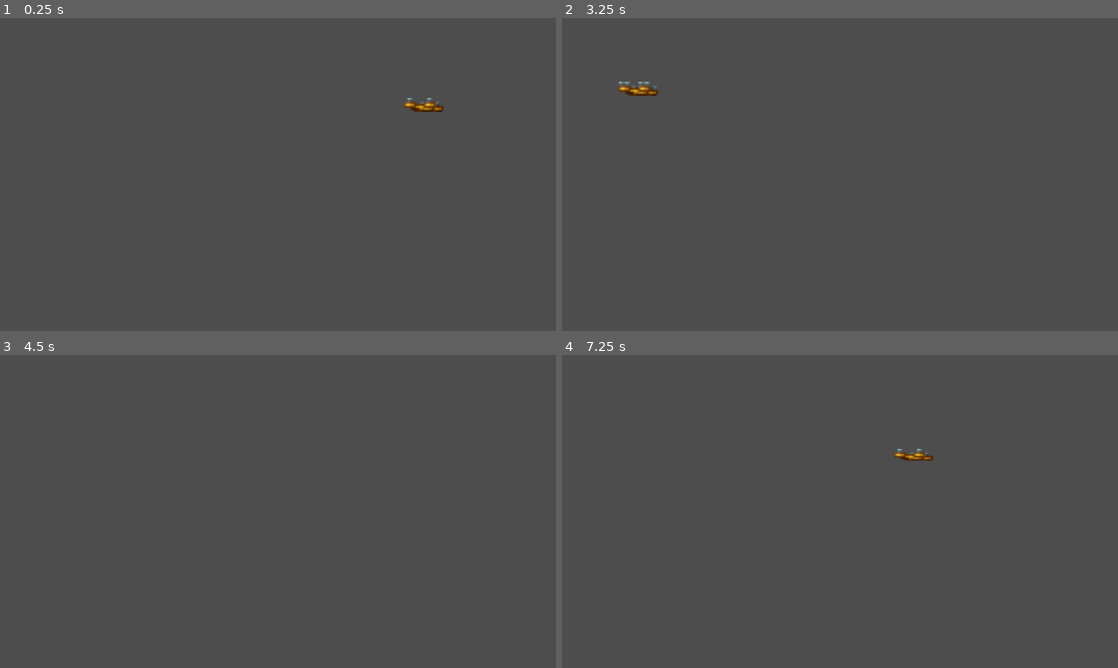
Above: before the commit, frames 1-4 (two rows, left to right).
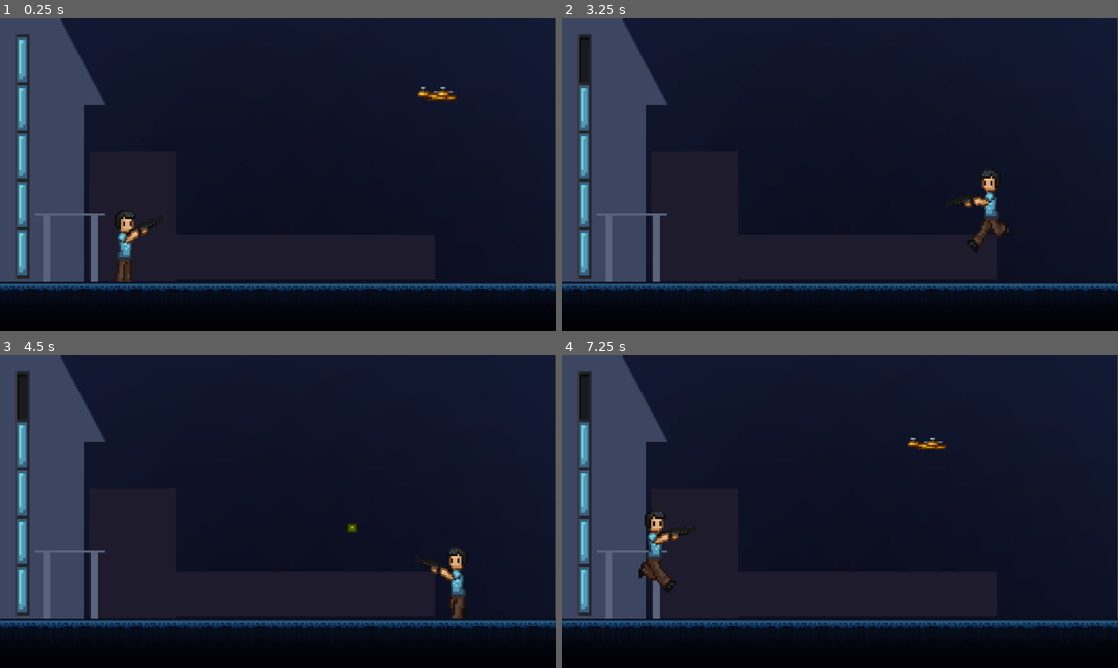
Above: after the commit, the same moments.

Repository: revanj/amazon-defense
Game: Godot game, scene res://GameScene.tscn
The game is run twice, just before and just after one commit, with the same random seed, the same clock (stepped at 60 frames per second) and the same inputs. The engine's default icon, where the game draws it, is replaced by a stand-in: a white triangle on a blue panel in a dark square.
Inputs (mouse positions are in pixels of both pictures, inside the frame that each line leads up to):
- Up to frame 1 (0.25 s): no input
- Up to frame 2 (3.25 s): move the mouse to (962, 158) at 0.52 s; hold D (right) 0.53-2.03 s; click (962, 158) at 0.6 s; tap Space (jump) at 0.77, 1.52, 3.02 s; move the mouse to (728, 190) at 1.27 s; click (728, 190) at 1.35 s; move the mouse to (895, 105) at 2.02 s; hold A (left) 2.03-2.78 s; click (895, 105) at 2.1 s; move the mouse to (812, 237) at 2.77 s; hold D (right) from 2.78 s (still down); click (812, 237) at 2.85 s
- Up to frame 3 (4.5 s): move the mouse to (444, 558) at 3.52 s; click (444, 558) at 3.6 s; tap Space (jump) at 3.77 s; move the mouse to (111, 464) at 4.27 s; release D (right) at 4.28 s; hold A (left) from 4.28 s (still down); click (111, 464) at 4.35 s
- Up to frame 4 (7.25 s): tap Space (jump) at 4.52, 6.02, 6.77 s; move the mouse to (867, 511) at 5.02 s; release A (left) at 5.03 s; hold D (right) 5.03-5.78 s; click (867, 511) at 5.1 s; move the mouse to (756, 433) at 5.77 s; hold A (left) from 5.78 s (still down); click (756, 433) at 5.85 s; move the mouse to (962, 495) at 6.52 s; click (962, 495) at 6.6 s

The runs differ from the first frame. In frame 1, 89% of the frame differs, in the area x 0-100%, y 0-100%; in frame 2, 90%; in frame 3, 89%; in frame 4, 89%.

Commit message:
add house healthbar, add correct player animation

Diff:
--- a/Art/player_sprite_frames.tres
+++ b/Art/player_sprite_frames.tres
@@ -1,3 +1,43 @@
-[gd_resource type="SpriteFrames" format=3 uid="uid://ku8so74veyou"]
+[gd_resource type="SpriteFrames" load_steps=8 format=3 uid="uid://dn0sprsw0c560"]
+
+[ext_resource type="Texture2D" uid="uid://c2w88cshohe3n" path="res://Art/player/player_idle/player_main.png" id="1_ed36o"]
+[ext_resource type="Texture2D" uid="uid://d1sgrxc466qd6" path="res://Art/player/player_run/player_run_1.png" id="2_k5ljs"]
+[ext_resource type="Texture2D" uid="uid://m7i7qdrxn1p3" path="res://Art/player/player_run/player_run_2.png" id="3_k0xol"]
+[ext_resource type="Texture2D" uid="uid://d0k4lsmu374yv" path="res://Art/player/player_run/player_run_3.png" id="4_f13p8"]
+[ext_resource type="Texture2D" uid="uid://d2kui5djkoi04" path="res://Art/player/player_run/player_run_4.png" id="5_yelfg"]
+[ext_resource type="Texture2D" uid="uid://d0cewm8id2jv5" path="res://Art/player/player_run/player_run_5.png" id="6_d3cmt"]
+[ext_resource type="Texture2D" uid="uid://djdmrarp6xf5o" path="res://Art/player/player_run/player_run_6.png" id="7_vcoiv"]
 
 [resource]
+animations = [{
+"frames": [{
+"duration": 1.0,
+"texture": ExtResource("1_ed36o")
+}],
+"loop": true,
+"name": &"default",
+"speed": 10.0
+}, {
+"frames": [{
+"duration": 1.0,
+"texture": ExtResource("2_k5ljs")
+}, {
+"duration": 1.0,
+"texture": ExtResource("3_k0xol")
+}, {
+"duration": 1.0,
+"texture": ExtResource("4_f13p8")
+}, {
+"duration": 1.0,
+"texture": ExtResource("5_yelfg")
+}, {
+"duration": 1.0,
+"texture": ExtResource("6_d3cmt")
+}, {
+"duration": 1.0,
+"texture": ExtResource("7_vcoiv")
+}],
+"loop": true,
+"name": &"run",
+"speed": 10.0
+}]
--- a/GameScene.tscn
+++ b/GameScene.tscn
@@ -1,10 +1,14 @@
-[gd_scene load_steps=14 format=3 uid="uid://c6pwlogocbggn"]
+[gd_scene load_steps=18 format=3 uid="uid://c6pwlogocbggn"]
 
-[ext_resource type="PackedScene" uid="uid://bvedldn7ohk1c" path="res://Prefabs/Player.tscn" id="1_wrjia"]
+[ext_resource type="PackedScene" uid="uid://d2v11jcu7sbdl" path="res://Prefabs/Player.tscn" id="1_wrjia"]
 [ext_resource type="Script" path="res://DroneSpawner.gd" id="2_aa5qr"]
 [ext_resource type="PackedScene" uid="uid://ci2fxq0ntbt3f" path="res://Prefabs/Drone.tscn" id="2_u1ppu"]
+[ext_resource type="Texture2D" uid="uid://b6bi6dfx57gj3" path="res://Art/background/background.png" id="3_fygss"]
 [ext_resource type="Script" path="res://Scripts/Bookkeeper.gd" id="3_hrm4a"]
 [ext_resource type="Script" path="res://WorldBoundDestroy.gd" id="5_2u2jn"]
+[ext_resource type="Texture2D" uid="uid://dualwovlk05wq" path="res://Art/background/house.png" id="5_aa7wd"]
+[ext_resource type="Texture2D" uid="uid://dj0nxphlwq5bs" path="res://Art/background/ground.png" id="7_oo481"]
+[ext_resource type="PackedScene" uid="uid://dtiqxsodrnmd8" path="res://Prefabs/UI.tscn" id="9_pvex6"]
 
 [sub_resource type="SegmentShape2D" id="SegmentShape2D_i6dii"]
 a = Vector2(-500, 0)
@@ -35,8 +39,9 @@
 [node name="World" type="Node2D"]
 scale = Vector2(1.01908, 1.22563)
 
-[node name="Bookkeeper" type="Node" parent="."]
+[node name="Bookkeeper" type="Node" parent="." node_paths=PackedStringArray("UI")]
 script = ExtResource("3_hrm4a")
+UI = NodePath("../CanvasLayer")
 
 [node name="DroneSpawner" type="Node" parent="." node_paths=PackedStringArray("timer", "spawn_point")]
 script = ExtResource("2_aa5qr")
@@ -47,8 +52,11 @@
 wait_time = 5.0
 autostart = true
 
-[node name="CharacterBody2D" parent="." instance=ExtResource("1_wrjia")]
-position = Vector2(222.75, 329.626)
+[node name="Background" type="Sprite2D" parent="."]
+texture_filter = 1
+position = Vector2(471.013, 220.295)
+scale = Vector2(3.13354, 2.60704)
+texture = ExtResource("3_fygss")
 
 [node name="StaticBody2D" type="StaticBody2D" parent="."]
 position = Vector2(440.594, 386.739)
@@ -66,13 +74,25 @@
 position = Vector2(72.6145, 177.868)
 
 [node name="CollisionShape2D" type="CollisionShape2D" parent="House"]
+position = Vector2(-8.83149, 23.661)
 shape = SubResource("SegmentShape2D_nrujo")
 
 [node name="Area2D" type="Area2D" parent="House"]
+position = Vector2(66.7269, 13.0542)
 
 [node name="CollisionShape2D" type="CollisionShape2D" parent="House/Area2D"]
 position = Vector2(-65.2549, 11.4227)
 shape = SubResource("RectangleShape2D_1md5w")
+
+[node name="House2" type="Sprite2D" parent="House"]
+texture_filter = 1
+position = Vector2(15.7004, 42.5669)
+scale = Vector2(2.97471, 3.12276)
+texture = ExtResource("5_aa7wd")
+
+[node name="CharacterBody2D" parent="." instance=ExtResource("1_wrjia")]
+position = Vector2(210.975, 318.204)
+scale = Vector2(2.05504, 1.94748)
 
 [node name="Drone" parent="." instance=ExtResource("2_u1ppu")]
 position = Vector2(789.928, 92.1975)
@@ -84,7 +104,7 @@
 script = ExtResource("5_2u2jn")
 
 [node name="Bottom" type="CollisionShape2D" parent="Bounds"]
-position = Vector2(454.331, 452.828)
+position = Vector2(451.388, 485.465)
 shape = SubResource("WorldBoundaryShape2D_loxke")
 
 [node name="Right" type="CollisionShape2D" parent="Bounds"]
@@ -96,8 +116,16 @@
 shape = SubResource("WorldBoundaryShape2D_ljhwr")
 
 [node name="Top" type="CollisionShape2D" parent="Bounds"]
-position = Vector2(479.845, -99.5406)
+position = Vector2(445.5, -101.988)
 shape = SubResource("WorldBoundaryShape2D_wigrg")
+
+[node name="Ground" type="Sprite2D" parent="."]
+texture_filter = 1
+position = Vector2(471.013, 406.493)
+scale = Vector2(3.14009, 2.49374)
+texture = ExtResource("7_oo481")
+
+[node name="CanvasLayer" parent="." instance=ExtResource("9_pvex6")]
 
 [connection signal="area_entered" from="House/Area2D" to="Bookkeeper" method="on_enemy_entered"]
 [connection signal="area_entered" from="Bounds" to="Bounds" method="on_area_entered"]
--- a/Prefabs/Bullet.tscn
+++ b/Prefabs/Bullet.tscn
@@ -1,6 +1,7 @@
-[gd_scene load_steps=3 format=3 uid="uid://fqmo8qi7a40s"]
+[gd_scene load_steps=4 format=3 uid="uid://fqmo8qi7a40s"]
 
 [ext_resource type="Script" path="res://Scripts/Bullet.gd" id="1_nfg5t"]
+[ext_resource type="Texture2D" uid="uid://bikcwwhvfuq3l" path="res://icon.svg" id="2_nhv22"]
 
 [sub_resource type="CircleShape2D" id="CircleShape2D_0fb7w"]
 
@@ -10,4 +11,13 @@
 [node name="CollisionShape2D" type="CollisionShape2D" parent="."]
 shape = SubResource("CircleShape2D_0fb7w")
 
+[node name="Sprite2D" type="Sprite2D" parent="."]
+
+[node name="Icon" type="Sprite2D" parent="."]
+modulate = Color(0.862745, 0.717647, 0, 1)
+self_modulate = Color(1, 1, 0, 1)
+position = Vector2(-4.76837e-07, 1.19209e-07)
+scale = Vector2(0.136719, 0.128906)
+texture = ExtResource("2_nhv22")
+
 [connection signal="area_entered" from="." to="." method="on_area_entered"]
--- a/Prefabs/Drone.tscn
+++ b/Prefabs/Drone.tscn
@@ -14,6 +14,7 @@
 debug_color = Color(0.992157, 0, 0.262745, 0.419608)
 
 [node name="AnimatedSprite2D" type="AnimatedSprite2D" parent="."]
+texture_filter = 1
 scale = Vector2(2.79167, 2.85714)
 sprite_frames = ExtResource("2_5pjao")
 autoplay = "default"
--- a/Prefabs/Player.tscn
+++ b/Prefabs/Player.tscn
@@ -1,11 +1,13 @@
-[gd_scene load_steps=4 format=3 uid="uid://bvedldn7ohk1c"]
+[gd_scene load_steps=6 format=3 uid="uid://d2v11jcu7sbdl"]
 
 [ext_resource type="Script" path="res://Scripts/Player.gd" id="1_ny4so"]
-[ext_resource type="SpriteFrames" uid="uid://ku8so74veyou" path="res://Art/player_sprite_frames.tres" id="2_girq4"]
+[ext_resource type="SpriteFrames" uid="uid://dn0sprsw0c560" path="res://Art/player_sprite_frames.tres" id="2_girq4"]
+[ext_resource type="Texture2D" uid="uid://dlfeoy5al4kls" path="res://Art/player/player_idle/player_arms.png" id="3_q7egf"]
+[ext_resource type="Texture2D" uid="uid://bjysbp3qw5wcv" path="res://Art/player/weapon_rifle.png" id="4_py2ea"]
 
 [sub_resource type="CapsuleShape2D" id="CapsuleShape2D_io2uy"]
-radius = 21.0
-height = 72.0
+radius = 13.0
+height = 60.0
 
 [node name="CharacterBody2D" type="CharacterBody2D" node_paths=PackedStringArray("gun_anchor")]
 floor_stop_on_slope = false
@@ -18,12 +20,24 @@
 debug_color = Color(0, 0.643137, 0.278431, 0.419608)
 
 [node name="AnimatedSprite2D" type="AnimatedSprite2D" parent="."]
+texture_filter = 1
+position = Vector2(1.5, 2.02656e-06)
+scale = Vector2(1.72, 1.71429)
 sprite_frames = ExtResource("2_girq4")
+animation = &"run"
+autoplay = "run"
+frame_progress = 0.950478
 
 [node name="GunAnchor" type="Node2D" parent="."]
+position = Vector2(-2, -10)
 
-[node name="Camera2D" type="Camera2D" parent="."]
-limit_left = 54
-limit_top = -19
-limit_right = 983
-limit_bottom = 498
+[node name="PlayerArms" type="Sprite2D" parent="GunAnchor"]
+texture_filter = 1
+scale = Vector2(1.4835, 1.48368)
+texture = ExtResource("3_q7egf")
+offset = Vector2(6, 1)
+
+[node name="WeaponRifle" type="Sprite2D" parent="GunAnchor/PlayerArms"]
+show_behind_parent = true
+texture = ExtResource("4_py2ea")
+offset = Vector2(13, 0)
--- /dev/null
+++ b/Prefabs/UI.tscn
@@ -0,0 +1,101 @@
+[gd_scene load_steps=4 format=3 uid="uid://dtiqxsodrnmd8"]
+
+[ext_resource type="Script" path="res://UI.gd" id="1_wrtkq"]
+[ext_resource type="Texture2D" uid="uid://c8e1fokff7wnv" path="res://Art/health_bar/househealth_empty.png" id="2_00iwk"]
+[ext_resource type="Texture2D" uid="uid://7b3i0xund2y4" path="res://Art/health_bar/househealth_full.png" id="3_fy5e2"]
+
+[node name="CanvasLayer" type="CanvasLayer" node_paths=PackedStringArray("crystal0", "crystal1", "crystal2", "crystal3", "crystal4")]
+script = ExtResource("1_wrtkq")
+crystal0 = NodePath("HealthbarFull/TextureRect5")
+crystal1 = NodePath("HealthbarFull/TextureRect4")
+crystal2 = NodePath("HealthbarFull/TextureRect3")
+crystal3 = NodePath("HealthbarFull/TextureRect2")
+crystal4 = NodePath("HealthbarFull/TextureRect")
+
+[node name="HealthbarDepleted" type="VBoxContainer" parent="."]
+offset_left = 26.0
+offset_top = 28.0
+offset_right = 51.0
+offset_bottom = 491.0
+scale = Vector2(1, 0.910562)
+theme_override_constants/separation = -6
+alignment = 1
+
+[node name="TextureRect" type="TextureRect" parent="HealthbarDepleted"]
+texture_filter = 1
+layout_mode = 2
+size_flags_vertical = 3
+texture = ExtResource("2_00iwk")
+expand_mode = 1
+
+[node name="TextureRect2" type="TextureRect" parent="HealthbarDepleted"]
+texture_filter = 1
+layout_mode = 2
+size_flags_vertical = 3
+texture = ExtResource("2_00iwk")
+expand_mode = 1
+
+[node name="TextureRect3" type="TextureRect" parent="HealthbarDepleted"]
+texture_filter = 1
+layout_mode = 2
+size_flags_vertical = 3
+texture = ExtResource("2_00iwk")
+expand_mode = 1
+
+[node name="TextureRect4" type="TextureRect" parent="HealthbarDepleted"]
+texture_filter = 1
+layout_mode = 2
+size_flags_vertical = 3
+texture = ExtResource("2_00iwk")
+expand_mode = 1
+
+[node name="TextureRect5" type="TextureRect" parent="HealthbarDepleted"]
+texture_filter = 1
+layout_mode = 2
+size_flags_vertical = 3
+texture = ExtResource("2_00iwk")
+expand_mode = 1
+
+[node name="HealthbarFull" type="VBoxContainer" parent="."]
+offset_left = 26.0
+offset_top = 28.0
+offset_right = 51.0
+offset_bottom = 491.0
+scale = Vector2(1, 0.910562)
+theme_override_constants/separation = -6
+alignment = 1
+
+[node name="TextureRect" type="TextureRect" parent="HealthbarFull"]
+texture_filter = 1
+layout_mode = 2
+size_flags_vertical = 3
+texture = ExtResource("3_fy5e2")
+expand_mode = 1
+
+[node name="TextureRect2" type="TextureRect" parent="HealthbarFull"]
+texture_filter = 1
+layout_mode = 2
+size_flags_vertical = 3
+texture = ExtResource("3_fy5e2")
+expand_mode = 1
+
+[node name="TextureRect3" type="TextureRect" parent="HealthbarFull"]
+texture_filter = 1
+layout_mode = 2
+size_flags_vertical = 3
+texture = ExtResource("3_fy5e2")
+expand_mode = 1
+
+[node name="TextureRect4" type="TextureRect" parent="HealthbarFull"]
+texture_filter = 1
+layout_mode = 2
+size_flags_vertical = 3
+texture = ExtResource("3_fy5e2")
+expand_mode = 1
+
+[node name="TextureRect5" type="TextureRect" parent="HealthbarFull"]
+texture_filter = 1
+layout_mode = 2
+size_flags_vertical = 3
+texture = ExtResource("3_fy5e2")
+expand_mode = 1
--- a/Scripts/Bookkeeper.gd
+++ b/Scripts/Bookkeeper.gd
@@ -1,11 +1,10 @@
 extends Node
 
 
-var house_health = 10
-
-@export var house : Node2D
+@export var house: Node2D
+@export var UI : CanvasLayer
 
 func on_enemy_entered(area):
 	if (area.is_in_group("enemy")):
-		house_health -= area.damage
+		UI.heath_dec(area.damage)
 		area.queue_free()
--- a/Scripts/Player.gd
+++ b/Scripts/Player.gd
@@ -7,6 +7,11 @@
 
 @export var gun_anchor: Node2D
 
+@onready var animated_sprite = $AnimatedSprite2D
+@onready var arms = $GunAnchor/PlayerArms
+@onready var gun = $GunAnchor/PlayerArms/WeaponRifle
+@onready var anchor_start_pos = $GunAnchor.position
+
 var bullet = preload("res://Prefabs/Bullet.tscn")
 
 # Called when the node enters the scene tree for the first time.
@@ -15,7 +20,6 @@
 
 # Called every frame. 'delta' is the elapsed time since the previous frame.
 func _process(_delta):
-	gun_anchor.look_at(get_global_mouse_position())
 	if (Input.is_action_just_pressed("fire")):
 		var bullet_inst = bullet.instantiate()
 		bullet_inst.global_position = gun_anchor.global_position
@@ -30,6 +34,24 @@
 	if Input.is_action_pressed("right"):
 		input_dir += 1
 
+	if input_dir == 0:
+		animated_sprite.play("default")
+	else:
+		animated_sprite.play("run")
+
+	var facing_dir = sign(get_global_mouse_position().x - global_position.x)
+
+	if facing_dir == input_dir:
+		animated_sprite.speed_scale = 1
+	else:
+		animated_sprite.speed_scale = -1
+
+	animated_sprite.flip_h = !(facing_dir == 1)
+	gun_anchor.position = Vector2(
+		anchor_start_pos.x * facing_dir,
+		anchor_start_pos.y)
+	arms.scale.y = facing_dir * 1.5
+	gun_anchor.look_at(get_global_mouse_position())
 	if is_on_floor() && Input.is_action_just_pressed("jump"):
 		velocity.y -= jump_force
 
--- /dev/null
+++ b/UI.gd
@@ -0,0 +1,22 @@
+extends CanvasLayer
+
+@export var crystal0: Control
+@export var crystal1: Control
+@export var crystal2: Control
+@export var crystal3: Control
+@export var crystal4: Control
+
+# no I am not mad
+# godot array export is broken for some reason
+@onready var crystals = [crystal0, crystal1, crystal2, crystal3, crystal4]
+
+var current_health = 5
+
+func heath_dec(amount):
+	current_health -= amount
+	if current_health < 0:
+		current_health = 0
+	for i in range(0, current_health):
+		crystals[i].modulate.a = 1
+	for i in range(current_health, 5):
+		crystals[i].modulate.a = 0
Binary file added: Art/background/background.png
Not shown, added: Art/background/background.png.import
Binary file added: Art/background/ground.png
Not shown, added: Art/background/ground.png.import
Binary file added: Art/background/house.png
Not shown, added: Art/background/house.png.import
Binary file added: Art/packages/package_explosive.png
Not shown, added: Art/packages/package_explosive.png.import
Binary file added: Art/packages/package_standard.png
Not shown, added: Art/packages/package_standard.png.import
Binary file added: Art/player/player_idle/player_arms.png
Not shown, added: Art/player/player_idle/player_arms.png.import
(and 16 more such lines)
